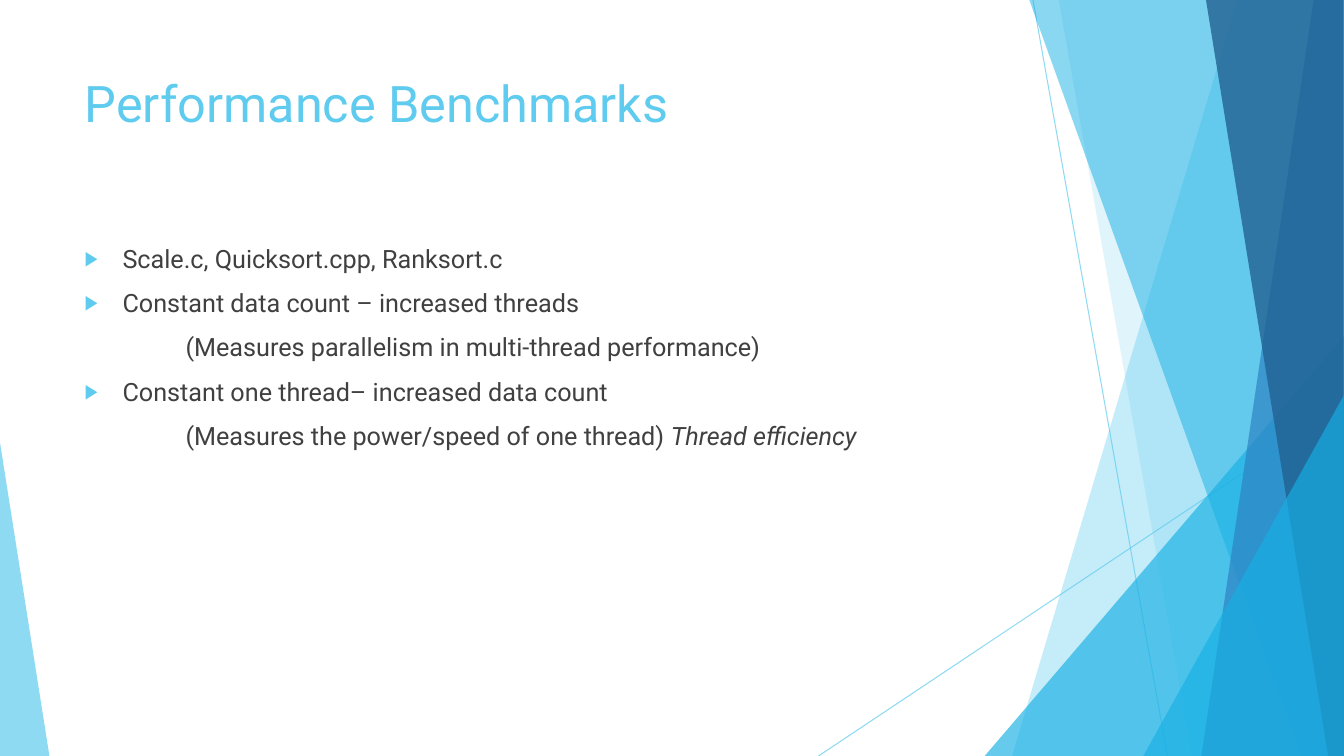
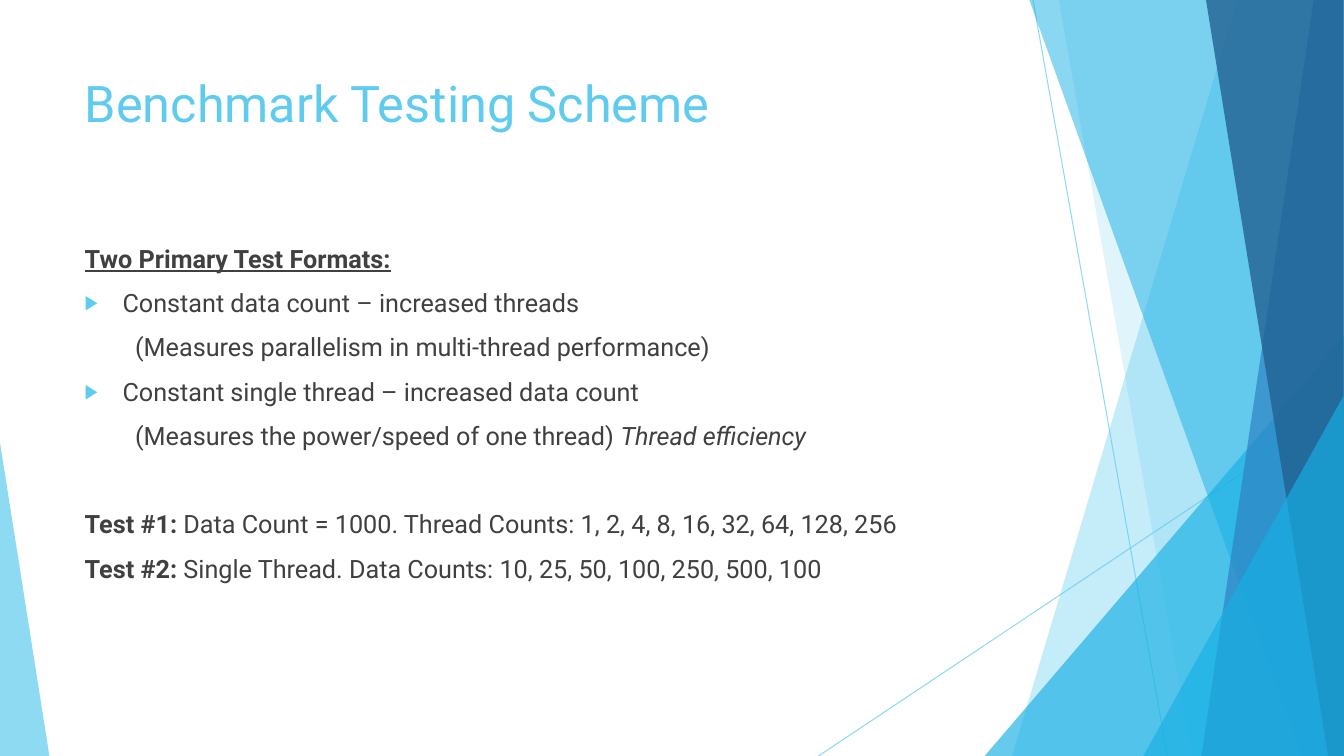
Before and after one commit to Cnh1116/Computer-Architecture-Project, a slide deck: slide 6 of Project Presentation.pptx (slide 5 before the commit). Drawn at 1344x756 pixels with LibreOffice and Linux fonts; fonts in the diff are those of the drawing. Boxes give left, top, right and bottom in pixels: in the first picture for what was removed or moved away, otherwise in the second. Text is boxed around its words. In the diff, an @@ line names an element or a change of style, - is before the commit and + after.

```diff
--- a/Project Presentation.pptx
+++ b/Project Presentation.pptx
@@ title at [85,84,710,133]: text changed @@
-Performance Benchmarks
+Benchmark Testing Scheme
@@ text at [85,249,391,274]: text changed; bold on @@
-▶ Scale.c, Quicksort.cpp, Ranksort.c
+Two Primary Test Formats:
@@ text at [123,382,639,407]: text changed @@
-▶ Constant one thread– increased data count
+▶ Constant single thread – increased data count
@@ text at [85,514,896,584]: paragraphs added @@
+Test #1: Data Count = 1000. Thread Counts: 1, 2, 4, 8, 16, 32, 64, 128, 256
+Test #2: Single Thread. Data Counts: 10, 25, 50, 100, 250, 500, 100
```
Also in this commit, not shown: 6 other slides changed, 2 slides added, 1 slide removed.
